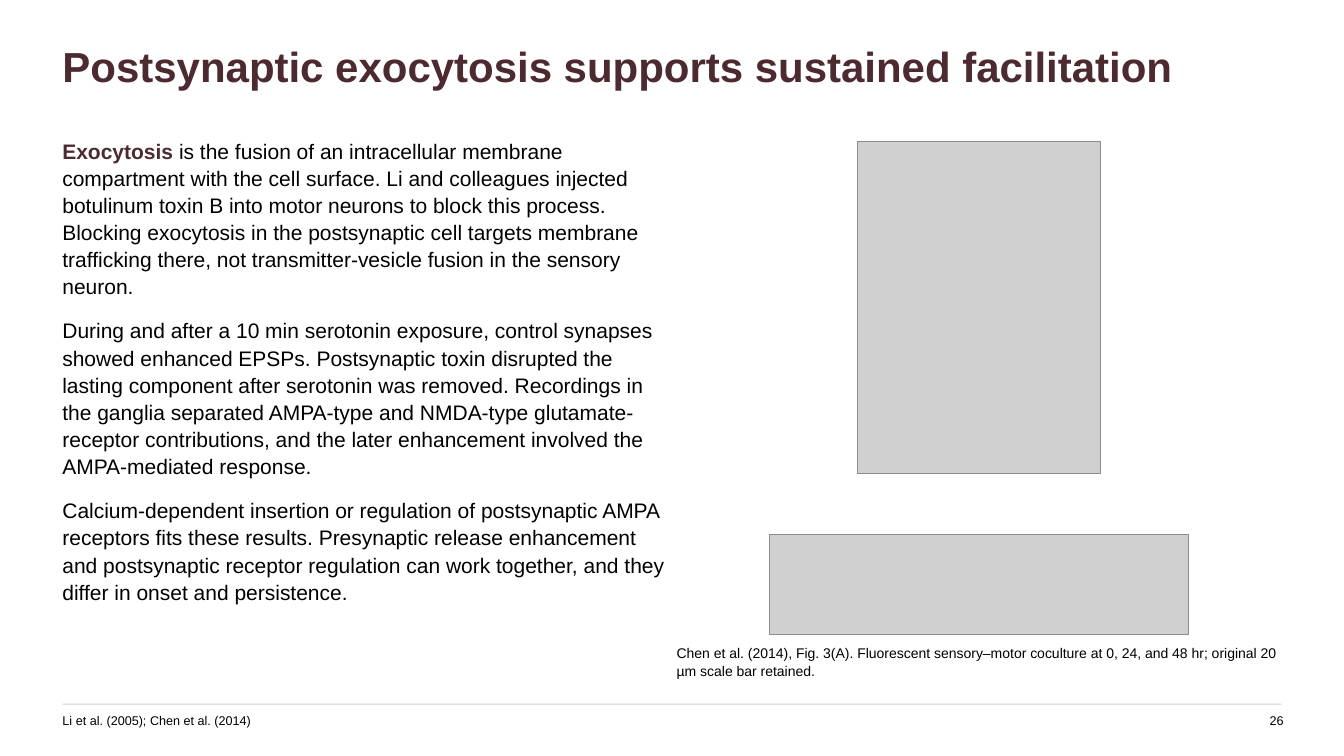
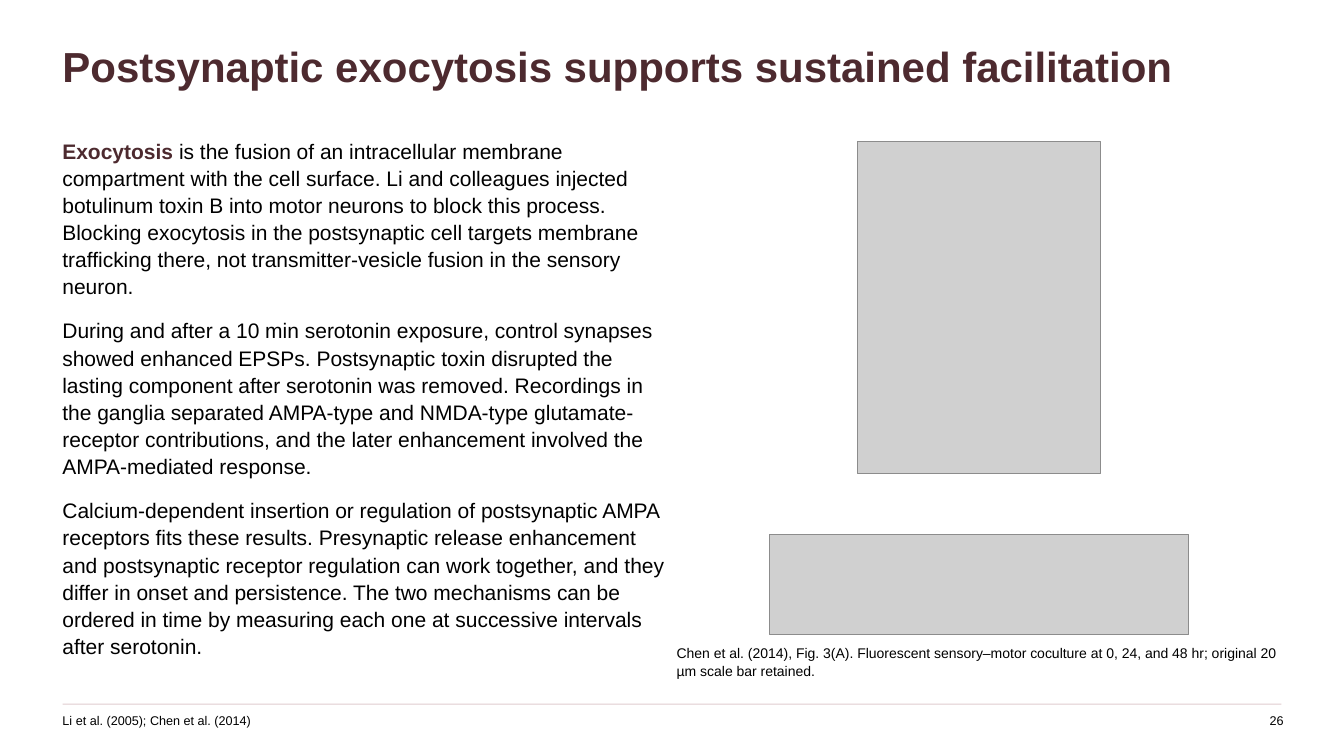
Before and after one commit to jordanxxlopez/NEUROETHOLOGY, a slide deck: slide 34 of scaffolded/Neuroethology_Lecture36_FA2026_SCAFFOLDED.pptx. Drawn at 1344x756 pixels with LibreOffice and Linux fonts; fonts in the diff are those of the drawing; grey boxes stand for pictures. Boxes give left, top, right and bottom in pixels: in the first picture for what was removed or moved away, otherwise in the second. Text is boxed around its words. In the diff, an @@ line names an element or a change of style, - is before the commit and + after.

```diff
--- a/scaffolded/Neuroethology_Lecture36_FA2026_SCAFFOLDED.pptx
+++ b/scaffolded/Neuroethology_Lecture36_FA2026_SCAFFOLDED.pptx
@@ text at [62,502,664,655]: text changed @@
-Calcium-dependent insertion or regulation of postsynaptic AMPA receptors fits these results. Presynaptic release enhancement and postsynaptic receptor regulation can work together, and they differ in onset and persistence.
+Calcium-dependent insertion or regulation of postsynaptic AMPA receptors fits these results. Presynaptic release enhancement and postsynaptic receptor regulation can work together, and they differ in onset and persistence. The two mechanisms can be ordered in time by measuring each one at successive intervals after serotonin.
```
Also in this commit, not shown: 41 other slides changed, 3 other files.
